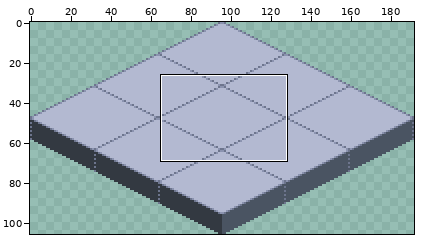
A pixel-art file gets an edit: Raw/Template-Grid.aseprite. Above: a wide view before the commit, with the close-up outlined.
Close-up. Before:
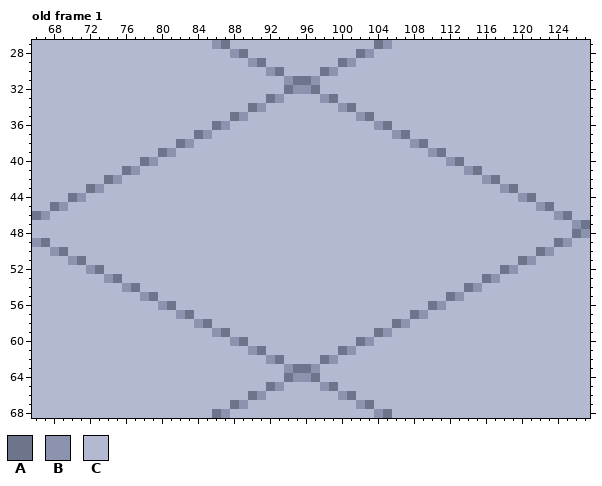
192x106 pixels, 1 frame. Shown: old frame 1: x 66..127, y 27..68. The commit also changed other frames or places, which this record leaves out.
Visible layers, top first: "Group 1/2,2", "Group 1/1,2", "Group 1/2,1", "Group 1/1,1", "Group 1/2,0", "Group 1/0,2", "Group 1/0,1", "Group 1/1,0", "Group 1/0,0".
Palette (. is transparent): A #6d758d  B #8b93af  C #b3b9d1
Pixels before, old frame 1 (only the part around the change), first column x 66:
27 CCCCCCCCCCCCCCCCCCCCBACCCCCCCCCCCCCCCCABCCCCCCCCCCCCCCCCCCCCCC
28 CCCCCCCCCCCCCCCCCCCCCCBACCCCCCCCCCCCABCCCCCCCCCCCCCCCCCCCCCCCC
29 CCCCCCCCCCCCCCCCCCCCCCCCBACCCCCCCCABCCCCCCCCCCCCCCCCCCCCCCCCCC
30 CCCCCCCCCCCCCCCCCCCCCCCCCCBACCCCABCCCCCCCCCCCCCCCCCCCCCCCCCCCC
31 CCCCCCCCCCCCCCCCCCCCCCCCCCCCBAABCCCCCCCCCCCCCCCCCCCCCCCCCCCCCC
32 CCCCCCCCCCCCCCCCCCCCCCCCCCCCABBACCCCCCCCCCCCCCCCCCCCCCCCCCCCCC
33 CCCCCCCCCCCCCCCCCCCCCCCCCCABCCCCBACCCCCCCCCCCCCCCCCCCCCCCCCCCC
34 CCCCCCCCCCCCCCCCCCCCCCCCABCCCCCCCCBACCCCCCCCCCCCCCCCCCCCCCCCCC
35 CCCCCCCCCCCCCCCCCCCCCCABCCCCCCCCCCCCBACCCCCCCCCCCCCCCCCCCCCCCC
36 CCCCCCCCCCCCCCCCCCCCABCCCCCCCCCCCCCCCCBACCCCCCCCCCCCCCCCCCCCCC
37 CCCCCCCCCCCCCCCCCCABCCCCCCCCCCCCCCCCCCCCBACCCCCCCCCCCCCCCCCCCC
38 CCCCCCCCCCCCCCCCABCCCCCCCCCCCCCCCCCCCCCCCCBACCCCCCCCCCCCCCCCCC
39 CCCCCCCCCCCCCCABCCCCCCCCCCCCCCCCCCCCCCCCCCCCBACCCCCCCCCCCCCCCC
40 CCCCCCCCCCCCABCCCCCCCCCCCCCCCCCCCCCCCCCCCCCCCCBACCCCCCCCCCCCCC
41 CCCCCCCCCCABCCCCCCCCCCCCCCCCCCCCCCCCCCCCCCCCCCCCBACCCCCCCCCCCC
42 CCCCCCCCABCCCCCCCCCCCCCCCCCCCCCCCCCCCCCCCCCCCCCCCCBACCCCCCCCCC
43 CCCCCCABCCCCCCCCCCCCCCCCCCCCCCCCCCCCCCCCCCCCCCCCCCCCBACCCCCCCC
44 CCCCABCCCCCCCCCCCCCCCCCCCCCCCCCCCCCCCCCCCCCCCCCCCCCCCCBACCCCCC
45 CCABCCCCCCCCCCCCCCCCCCCCCCCCCCCCCCCCCCCCCCCCCCCCCCCCCCCCBACCCC
46 ABCCCCCCCCCCCCCCCCCCCCCCCCCCCCCCCCCCCCCCCCCCCCCCCCCCCCCCCCBACC
47 CCCCCCCCCCCCCCCCCCCCCCCCCCCCCCCCCCCCCCCCCCCCCCCCCCCCCCCCCCCCBA
48 CCCCCCCCCCCCCCCCCCCCCCCCCCCCCCCCCCCCCCCCCCCCCCCCCCCCCCCCCCCCAB
49 BACCCCCCCCCCCCCCCCCCCCCCCCCCCCCCCCCCCCCCCCCCCCCCCCCCCCCCCCABCC
50 CCBACCCCCCCCCCCCCCCCCCCCCCCCCCCCCCCCCCCCCCCCCCCCCCCCCCCCABCCCC
51 CCCCBACCCCCCCCCCCCCCCCCCCCCCCCCCCCCCCCCCCCCCCCCCCCCCCCABCCCCCC
52 CCCCCCBACCCCCCCCCCCCCCCCCCCCCCCCCCCCCCCCCCCCCCCCCCCCABCCCCCCCC
53 CCCCCCCCBACCCCCCCCCCCCCCCCCCCCCCCCCCCCCCCCCCCCCCCCABCCCCCCCCCC
54 CCCCCCCCCCBACCCCCCCCCCCCCCCCCCCCCCCCCCCCCCCCCCCCABCCCCCCCCCCCC
55 CCCCCCCCCCCCBACCCCCCCCCCCCCCCCCCCCCCCCCCCCCCCCABCCCCCCCCCCCCCC
56 CCCCCCCCCCCCCCBACCCCCCCCCCCCCCCCCCCCCCCCCCCCABCCCCCCCCCCCCCCCC
57 CCCCCCCCCCCCCCCCBACCCCCCCCCCCCCCCCCCCCCCCCABCCCCCCCCCCCCCCCCCC
58 CCCCCCCCCCCCCCCCCCBACCCCCCCCCCCCCCCCCCCCABCCCCCCCCCCCCCCCCCCCC
59 CCCCCCCCCCCCCCCCCCCCBACCCCCCCCCCCCCCCCABCCCCCCCCCCCCCCCCCCCCCC
60 CCCCCCCCCCCCCCCCCCCCCCBACCCCCCCCCCCCABCCCCCCCCCCCCCCCCCCCCCCCC
61 CCCCCCCCCCCCCCCCCCCCCCCCBACCCCCCCCABCCCCCCCCCCCCCCCCCCCCCCCCCC
62 CCCCCCCCCCCCCCCCCCCCCCCCCCBACCCCABCCCCCCCCCCCCCCCCCCCCCCCCCCCC
63 CCCCCCCCCCCCCCCCCCCCCCCCCCCCBAABCCCCCCCCCCCCCCCCCCCCCCCCCCCCCC
64 CCCCCCCCCCCCCCCCCCCCCCCCCCCCABBACCCCCCCCCCCCCCCCCCCCCCCCCCCCCC
65 CCCCCCCCCCCCCCCCCCCCCCCCCCABCCCCBACCCCCCCCCCCCCCCCCCCCCCCCCCCC
66 CCCCCCCCCCCCCCCCCCCCCCCCABCCCCCCCCBACCCCCCCCCCCCCCCCCCCCCCCCCC
67 CCCCCCCCCCCCCCCCCCCCCCABCCCCCCCCCCCCBACCCCCCCCCCCCCCCCCCCCCCCC
68 CCCCCCCCCCCCCCCCCCCCABCCCCCCCCCCCCCCCCBACCCCCCCCCCCCCCCCCCCCCC
New version:
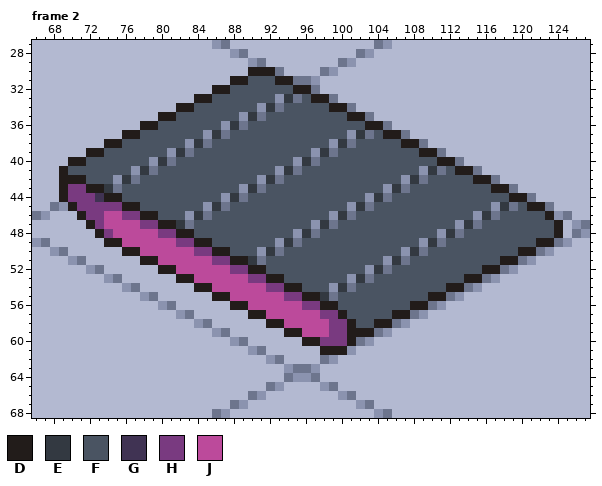
Colours new in this view: D #221c1a  E #333941  F #4a5462  G #403353  H #793a80  J #bc4a9b
A new or re-ordered frame is compared with the old frame closest to it.
Changes in this commit:
frames 1 -> 4
layer "Belt/Top-Bottom" added
layer "Belt/Conveyor" added
Changed rows in their new state; - is an unchanged pixel.
Frame 2 is new; against old frame 1, layers "Belt/Conveyor", "Belt/Top-Bottom":
first column x 69:
30 ---------------------DDD--------------------------------
31 -------------------DDFFFDD------------------------------
32 -----------------DDFFFFFFFDD----------------------------
33 ---------------DDFFFFFFF-EAFDD--------------------------
34 -------------DDFFFFFFF-EAFFFFFDD------------------------
35 -----------DDFFFFFFF-EAFFFFFFFFFDD----------------------
36 ---------DDFFFFFFF-EAFFFFFFFFFFFFFDD--------------------
37 -------DDFFFFFFF-EAFFFFFFFFFFFFFBEAFDD------------------
38 -----DDFFFFFFF-EAFFFFFFFFFFFFFBEAFFFFFDD----------------
39 ---DDFFFFFFF-EAFFFFFFFFFFFFFBEAFFFFFFFFFDD--------------
40 -DDFFFFFFF-EAFFFFFFFFFFFFFBEAFFFFFFFFFFFFFDD------------
41 DFFFFFFF-EAFFFFFFFFFFFFFBEAFFFFFFFFFFFFFBEAFDD----------
42 DDDFFF-EAFFFFFFFFFFFFFBEAFFFFFFFFFFFFFBEAFFFFFDD--------
43 DHHDDEAFFFFFFFFFFFFFBEAFFFFFFFFFFFFFBEAFFFFFFFFFDD------
44 DHHHGDDFFFFFFFFFFFBEAFFFFFFFFFFFFFBEAFFFFFFFFFFFFFDD----
45 -DHHHHHDDFFFFFFFBEAFFFFFFFFFFFFFBEAFFFFFFFFFFFFFBEAFDD--
46 --DHHJJHHDDFFFBEAFFFFFFFFFFFFFBEAFFFFFFFFFFFFFBEAFFFFFD-
47 ---DHJJJJHHDDEAFFFFFFFFFFFFFBEAFFFFFFFFFFFFFBEAFFFFFFFFD
48 ----DHJJJJJHHDDFFFFFFFFFFFBEAFFFFFFFFFFFFFBEAFFFFFFFFFFD
49 -----DDJJJJJJHHDDFFFFFFFBEAFFFFFFFFFFFFFBEAFFFFFFFFFFDD-
50 -------DDJJJJJJHHDDFFFBEAFFFFFFFFFFFFFBEAFFFFFFFFFFDD---
51 ---------DDJJJJJJHHDDEAFFFFFFFFFFFFFBEAFFFFFFFFFFDD-----
52 -----------DDJJJJJJHHDDFFFFFFFFFFFBEAFFFFFFFFFFDD-------
53 -------------DDJJJJJJHHDDFFFFFFFBEAFFFFFFFFFFDD---------
54 ---------------DDJJJJJJHHDDFFFBEAFFFFFFFFFFDD-----------
55 -----------------DDJJJJJJHHDDEAFFFFFFFFFFDD-------------
56 -------------------DDJJJJJJHHDDFFFFFFFFDD---------------
57 ---------------------DDJJJJJJHHDFFFFFDD-----------------
58 -----------------------DDJJJJJHHDFFDD-------------------
59 -------------------------DDJJJHHDDD---------------------
60 ---------------------------DDHHHD-----------------------
61 -----------------------------DDD------------------------
Where, in picture pixels (left, top, right, bottom), the same in both close-ups:
changed: (59, 67, 563, 355)
